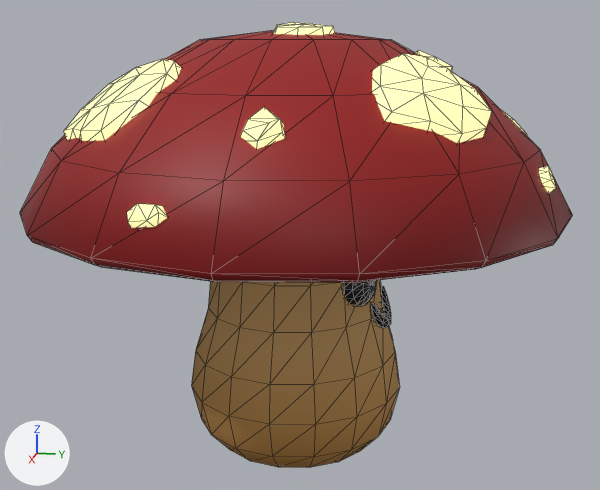
What one commit did to the Blender file BaseFramework 3D/Asset/Models/Enemy/Mushroom/MushroomSmile/MushroomSmile.blend.
One viewpoint serves both versions: a camera (50 mm lens) standing at (1.72, 0.353, 0.896) and looking at (-0.002, 0.009, 0.466). The axes (+X, +Y, +Z) are drawn at lower left. The lights are the same throughout. The first picture is the older version. Mesh edges are drawn as thin lines.

The first picture shows 'mushroom'.
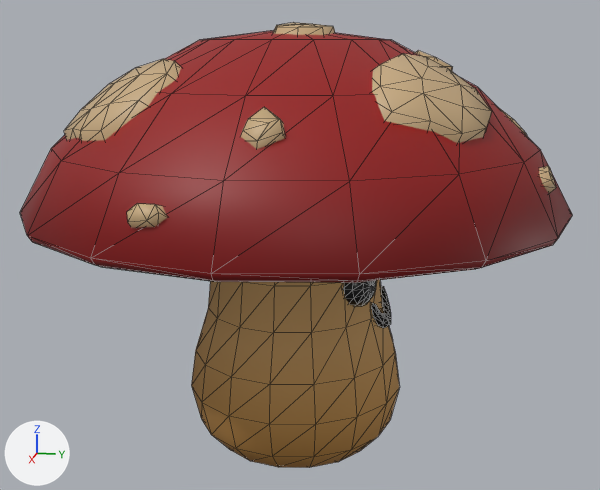
Location of each change, (x1, y1, x2, y2) in pixels of the pictures (600 x 490 px):
'mushroom', recoloured, surface changed (darker)
    both: (62, 22, 559, 249)

Diff of the bpy script that builds the scene:
```diff
--- a/BaseFramework 3D/Asset/Models/Enemy/Mushroom/MushroomSmile/MushroomSmile.blend.py
+++ b/BaseFramework 3D/Asset/Models/Enemy/Mushroom/MushroomSmile/MushroomSmile.blend.py
@@ mat_emission @@
 mat_emission.texture = img_albedo
-mat_emission.emission_color = (0.799, 0.753, 0.356)  # beige #e7e1a1
-mat_emission.emission_strength = 1.0
```
